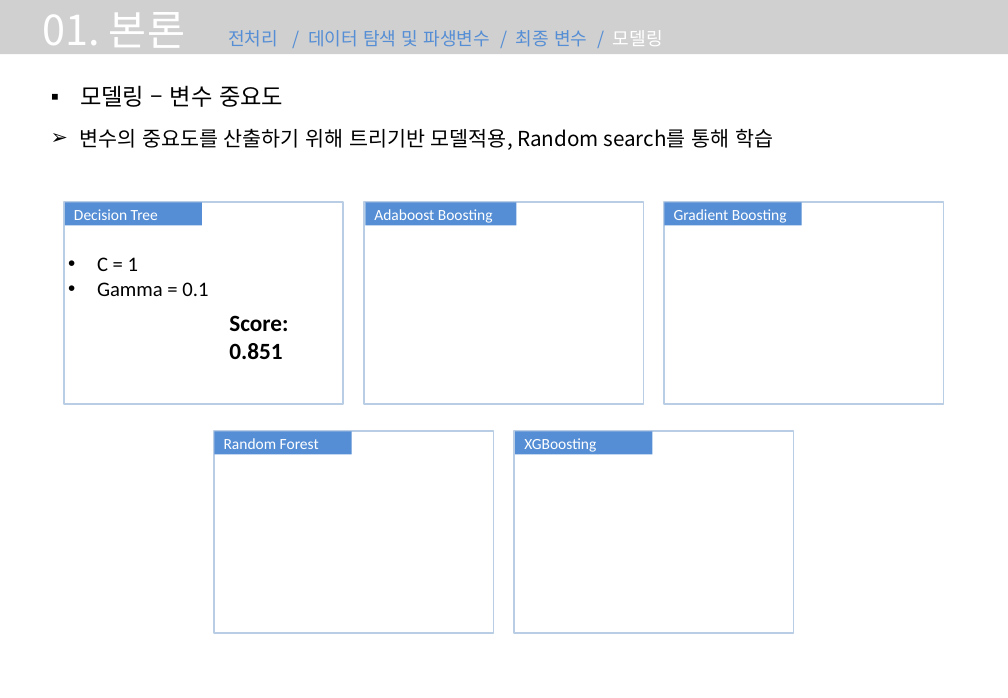
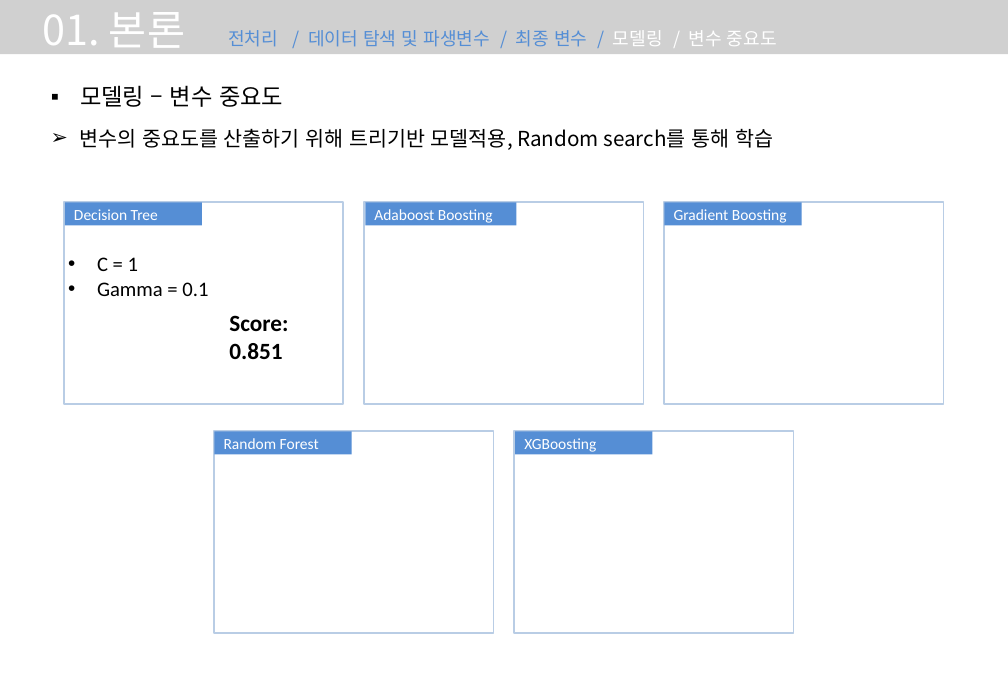
Before and after one commit to InkyunMoon/-----, a slide deck: slide 12 of 스케일 불량요인 파악과 개선기회 도출.pptx (slide 13 before the commit). Drawn at 1008x698 pixels with LibreOffice and Linux fonts; fonts in the diff are those of the drawing; grey boxes stand for pictures. Boxes give left, top, right and bottom in pixels: in the first picture for what was removed or moved away, otherwise in the second. Text is boxed around its words. In the diff, an @@ line names an element or a change of style, - is before the commit and + after.

Commit message:
0328 모델링

```diff
--- a/스케일 불량요인 파악과 개선기회 도출.pptx
+++ b/스케일 불량요인 파악과 개선기회 도출.pptx
@@ text at (x1=42, y1=12, x2=777, y2=56): text changed @@
-01. 본론 전처리 / 데이터 탐색 및 파생변수 / 최종 변수 / 모델링
+01. 본론 전처리 / 데이터 탐색 및 파생변수 / 최종 변수 / 모델링 / 변수 중요도
```
Also in this commit, not shown: 2 other slides changed, 1 other file.
